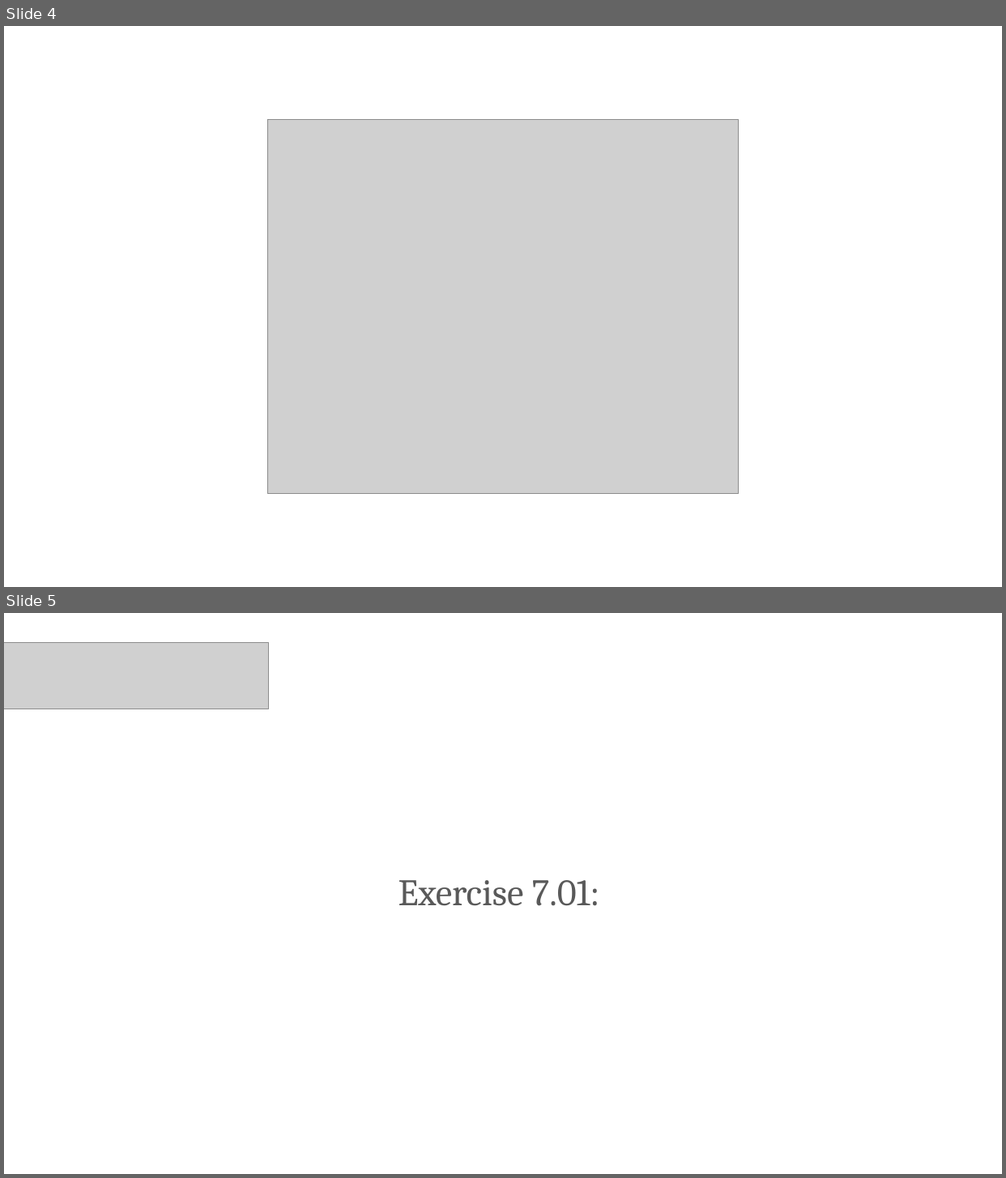
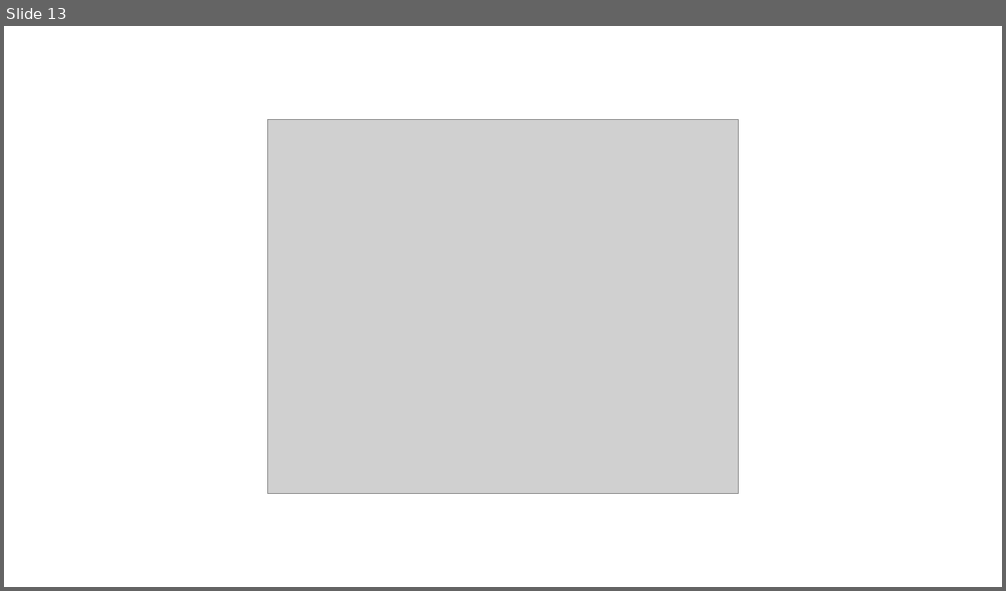
Before and after one commit to PracticumAI/gan, a slide deck: presentations/01_gan_intro.pptx. Shown one above the other, each under a label of ours: slides 4 and 5 before the commit, slide 13 after it. The pictures are 1006x1178 and 1006x591 pixels, drawn with LibreOffice and Linux fonts; fonts in the diff are those of the drawing; grey boxes stand for pictures. Boxes give left, top, right and bottom in pixels: in the first picture for what was removed or moved away, otherwise in the second. Text is boxed around its words. In the diff, an @@ line names an element or a change of style, - is before the commit and + after.

```diff
--- a/presentations/01_gan_intro.pptx
+++ b/presentations/01_gan_intro.pptx
@@ slide 5 removed at (4, 613, 1002, 1174), background #FFFFFF @@
@@ picture removed at (4, 643, 269, 709) @@
@@ title removed at (398, 880, 600, 906) @@
-Exercise 7.01:
@@ what was slide 4 is now slide 13 @@
```
Also in this commit, not shown: 6 slides changed, 4 slides added, 2 other slides removed, 1 other file.
